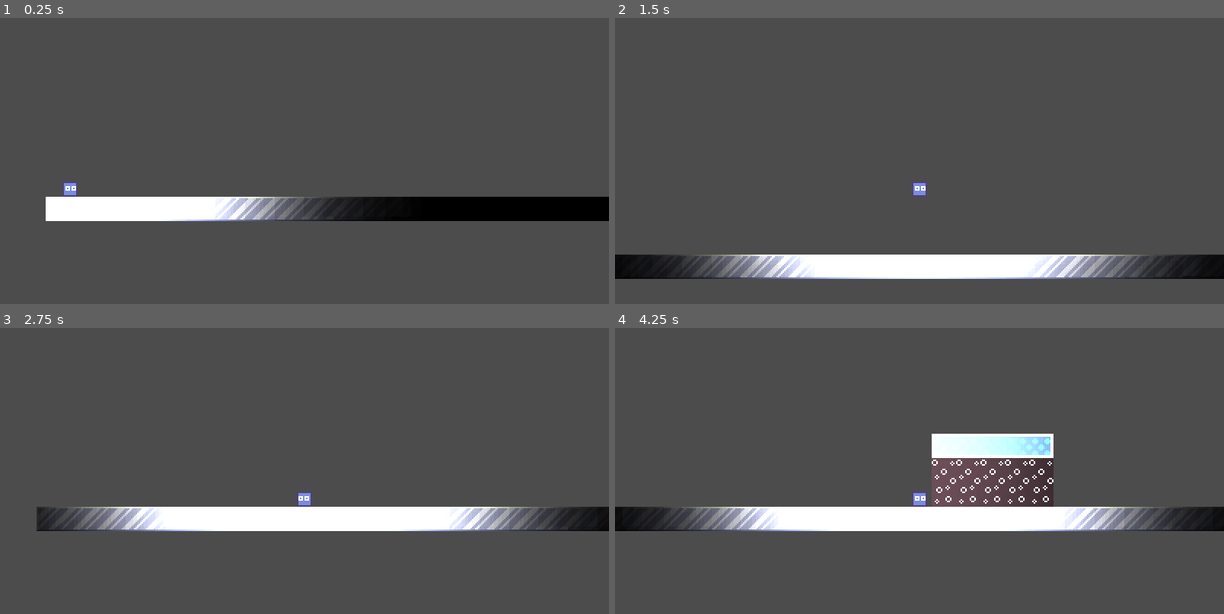
Above: before the commit, frames 1-4 (two rows, left to right).
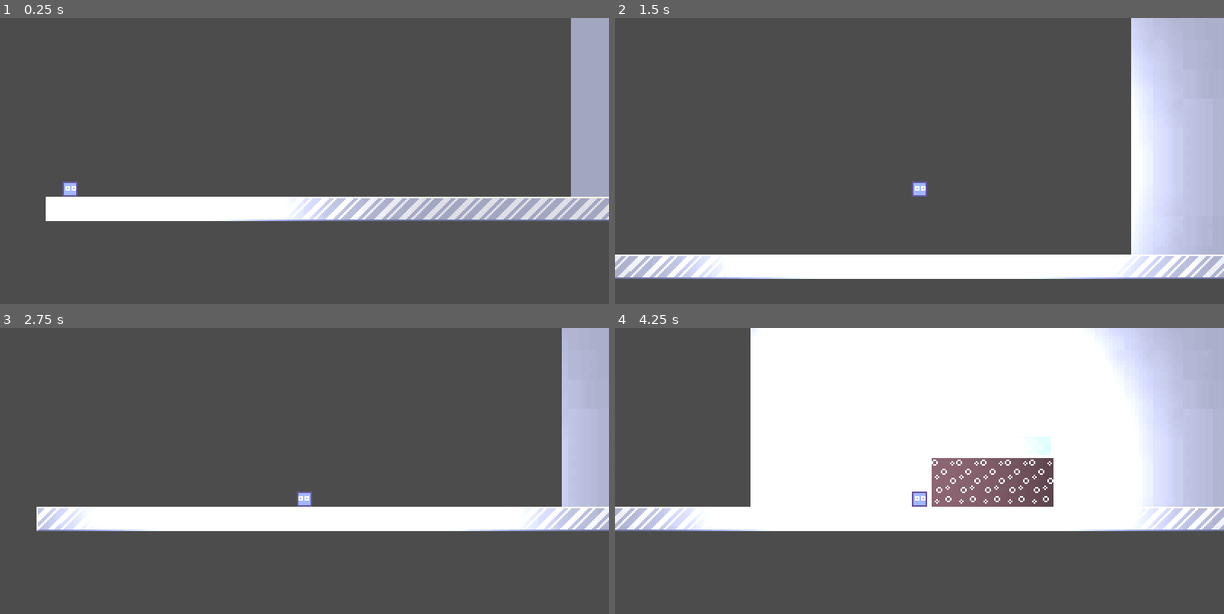
Above: after the commit, the same moments.

Repository: Pitanova/Global-Game-Jam-2022
Game: Godot game, scene res://Scenes/level.tscn
Same seed, same stepped clock (60 frames per second), same inputs: the game is played once before the commit and once after it.
Inputs:
- Up to frame 1 (0.25 s): no input
- Up to frame 2 (1.5 s): tap Enter at 0.5 s; hold D (right) from 0.53 s (still down); tap Space (jump) at 0.77 s
- Up to frame 3 (2.75 s): tap Space (jump) at 1.52 s; release D (right) at 2.03 s; hold A (left) from 2.03 s (still down)
- Up to frame 4 (4.25 s): release A (left) at 2.78 s; hold D (right) from 2.78 s (still down); tap Space (jump) at 3.02, 3.77 s

The runs differ from the first frame. In frame 1, 9.3% of the frame differs, in the area x 10-100%, y 0-72%; in frame 2, 18%; in frame 3, 8.6%; in frame 4, 51%, in the area x 0-100%, y 0-72%.

Commit message:
Background readded

Diff:
--- a/Scenes/level.tscn
+++ b/Scenes/level.tscn
@@ -1,13 +1,19 @@
-[gd_scene load_steps=5 format=2]
+[gd_scene load_steps=6 format=2]
 
 [ext_resource path="res://tileset.tres" type="TileSet" id=1]
 [ext_resource path="res://Scenes/player.tscn" type="PackedScene" id=2]
 [ext_resource path="res://Assets/lights/images.jpg" type="Texture" id=3]
 [ext_resource path="res://Scenes/void.tscn" type="PackedScene" id=4]
+[ext_resource path="res://Assets/Background.png" type="Texture" id=5]
 
 [node name="Level" type="Node2D"]
 
+[node name="Sprite" type="Sprite" parent="."]
+position = Vector2( 545, -104 )
+texture = ExtResource( 5 )
+
 [node name="CanvasModulate" type="CanvasModulate" parent="."]
+visible = false
 color = Color( 0, 0, 0, 1 )
 
 [node name="Platforms" type="TileMap" parent="."]
Binary file changed: Assets/Background.png
